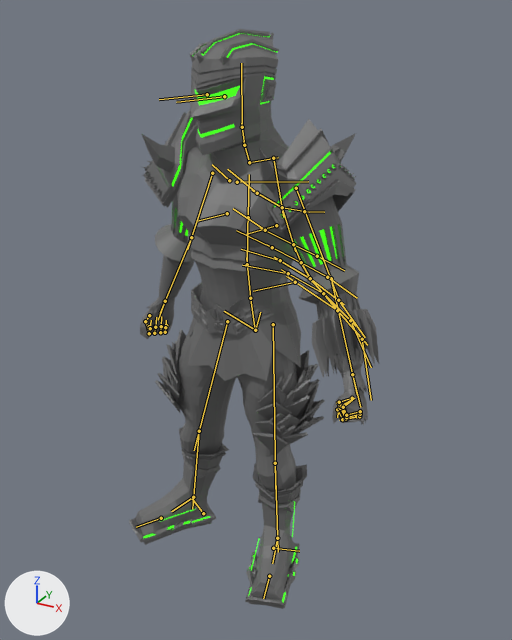
Before and after pictures for a commit that changed the glTF model public/assets/spikeMan.glb.
Camera for both pictures: a 50 mm lens placed at (1.012, -1.768, 1.798), pointed at (0.027, 0.023, 0.902). Every picture has the same lights, and +X, +Y and +Z are marked at lower left. Both versions are drawn at frame 20 of the action 'idle'; the numbers are the values there. The bones that bend it are drawn over the model as lines.
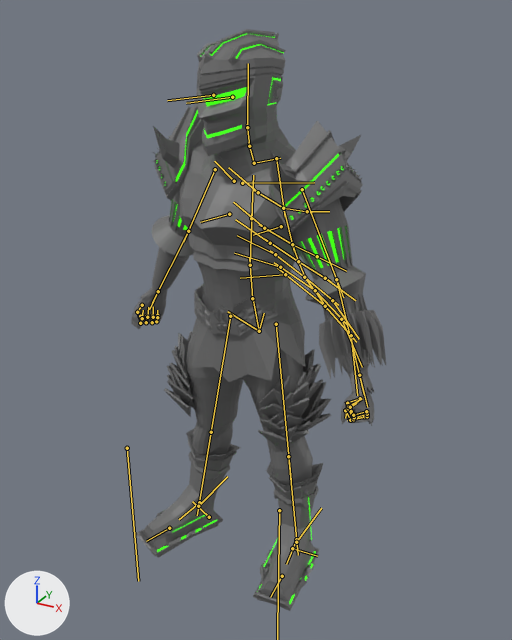
Pixel boxes (x1, y1, x2, y2) of what changed, in the pictures (512 x 640 px):
```json
{"object": "Cube", "change": "posed", "before": [142, 29, 356, 381], "after": [152, 29, 363, 382]}
{"object": "Cylinder.001", "change": "posed", "before": [140, 195, 379, 425], "after": [132, 190, 386, 425], "on screen": "6% wider"}
{"object": "Cube.003", "change": "posed", "before": [129, 427, 307, 609], "after": [136, 428, 323, 611]}
{"object": "Cube.002", "change": "posed", "before": [177, 332, 297, 492], "after": [186, 332, 313, 485]}
{"object": "Cube.004", "change": "posed", "before": [155, 329, 325, 456], "after": [164, 331, 331, 451]}
{"object": "Plane", "change": "posed", "before": [191, 282, 290, 335], "after": [194, 284, 295, 336]}
{"bone": "spine", "before": "(255, 330) to (250, 298)", "after": "(259, 331) to (253, 299)"}
{"bone": "spine.001", "before": "(250, 298) to (246, 257)", "after": "(252, 298) to (249, 258)"}
{"bone": "shoulder.R", "before": "(229, 180) to (212, 164)", "after": "(234, 181) to (214, 161)"}
{"bone": "thigh.L", "before": "(273, 324) to (275, 489)", "after": "(276, 324) to (291, 480)"}
{"bone": "shin.L", "before": "(275, 463) to (278, 552)", "after": "(288, 456) to (298, 555)"}
{"bone": "foot.L", "before": "(277, 538) to (272, 563)", "after": "(296, 539) to (286, 564)"}
{"bone": "thigh.R", "before": "(227, 321) to (194, 450)", "after": "(230, 316) to (207, 452)"}
{"bone": "shin.R", "before": "(199, 431) to (192, 509)", "after": "(211, 432) to (197, 515)"}
{"bone": "foot.R", "before": "(193, 497) to (171, 511)", "after": "(199, 502) to (179, 519)"}
```

Scene script edits in JSON lines:
```json
{"block": "bone_spine", "where": "bone_spine = bpy.data.objects['metarig'].pose.bones['spine']"}
{"op": "set", "path": "bone_spine.location", "old": "(0.015, 0.016, -0.004)", "new": "(0.031, 0.016, -0.004)"}
{"op": "set", "path": "bone_spine.rotation_quaternion", "old": "(1.0, 0.0, 0.0, 0.0)", "new": "(1.0, 0.001, 0.005, 0.018)", "note": "degrees (0, 0, 0) -> degrees (0, 1, 2)"}
{"block": "bone_spine_001", "where": "bone_spine_001 = bpy.data.objects['metarig'].pose.bones['spine.001']  # child of 'spine'"}
{"op": "set", "path": "bone_spine_001.rotation_quaternion", "old": "(0.992, 0.0, -0.126, 0.016)", "new": "(0.994, -0.003, -0.108, -0.013)", "note": "degrees (0, -14, 2) -> degrees (0, -12, -1)"}
{"block": "bone_shoulder_r", "where": "bone_shoulder_r = bpy.data.objects['metarig'].pose.bones['shoulder.R']  # child of 'spine.003'"}
{"op": "set", "path": "bone_shoulder_r.rotation_quaternion", "old": "(1.0, 0.022, 0.021, -0.002)", "new": "(0.998, 0.052, 0.035, -0.005)", "note": "degrees (3, 2, 0) -> degrees (6, 4, 0)"}
{"block": "bone_thigh_l", "where": "bone_thigh_l = bpy.data.objects['metarig'].pose.bones['thigh.L']  # child of 'spine'"}
{"op": "set", "path": "bone_thigh_l.rotation_quaternion", "old": "(0.999, -0.019, -0.004, 0.042)", "new": "(0.994, 0.029, 0.088, 0.05)", "note": "degrees (-2, 0, 5) -> degrees (4, 10, 6)"}
{"block": "bone_shin_l", "where": "bone_shin_l = bpy.data.objects['metarig'].pose.bones['shin.L']  # child of 'thigh.L'"}
{"op": "set", "path": "bone_shin_l.rotation_quaternion", "old": "(1.0, 0.012, -0.004, -0.028)", "new": "(0.994, -0.081, -0.001, -0.071)", "note": "degrees (1, 0, -3) -> degrees (-9, -1, -8)"}
{"block": "bone_foot_l", "where": "bone_foot_l = bpy.data.objects['metarig'].pose.bones['foot.L']  # child of 'shin.L'"}
{"op": "set", "path": "bone_foot_l.rotation_quaternion", "old": "(0.996, 0.013, -0.001, -0.085)", "new": "(0.994, 0.049, -0.074, -0.062)", "note": "degrees (2, 0, -10) -> degrees (6, -8, -8)"}
{"block": "bone_thigh_r", "where": "bone_thigh_r = bpy.data.objects['metarig'].pose.bones['thigh.R']  # child of 'spine'"}
{"op": "set", "path": "bone_thigh_r.location", "old": "(0.004, 0.03, 0.001)", "new": "(0.0, 0.0, 0.0)"}
{"op": "set", "path": "bone_thigh_r.rotation_quaternion", "old": "(0.966, 0.015, 0.247, 0.074)", "new": "(0.989, 0.026, 0.14, 0.049)", "note": "degrees (4, 28, 10) -> degrees (4, 16, 6)"}
{"block": "bone_shin_r", "where": "bone_shin_r = bpy.data.objects['metarig'].pose.bones['shin.R']  # child of 'thigh.R'"}
{"op": "set", "path": "bone_shin_r.rotation_quaternion", "old": "(0.998, -0.024, 0.008, 0.05)", "new": "(0.994, -0.081, 0.006, 0.071)", "note": "degrees (-3, 1, 6) -> degrees (-9, 1, 8)"}
{"block": "bone_foot_r", "where": "bone_foot_r = bpy.data.objects['metarig'].pose.bones['foot.R']  # child of 'shin.R'"}
{"op": "set", "path": "bone_foot_r.rotation_quaternion", "old": "(0.99, 0.077, 0.106, -0.045)", "new": "(0.994, 0.095, 0.043, -0.025)", "note": "degrees (8, 13, -4) -> degrees (11, 5, -2)"}
```
